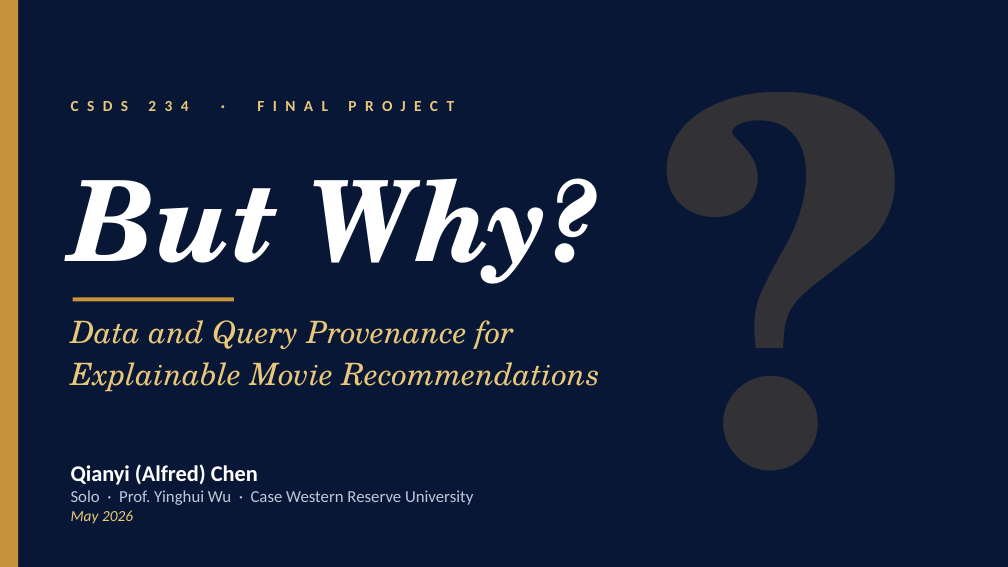
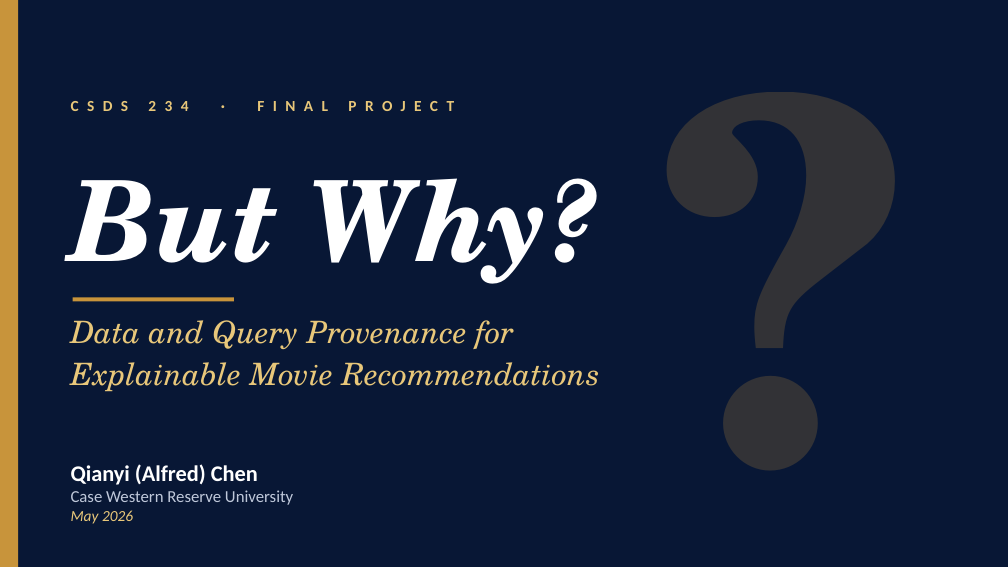
Before and after one commit to Alfred-Chen-04/csds234-final-project, a slide deck: slide 1 of CSDS234_Qianyi_slides.pptx. Drawn at 1008x567 pixels with LibreOffice and Linux fonts; fonts in the diff are those of the drawing. Boxes give left, top, right and bottom in pixels: in the first picture for what was removed or moved away, otherwise in the second. Text is boxed around its words. In the diff, an @@ line names an element or a change of style, - is before the commit and + after.

```diff
--- a/CSDS234_Qianyi_slides.pptx
+++ b/CSDS234_Qianyi_slides.pptx
@@ text at [71, 490, 293, 505]: text changed @@
-Solo · Prof. Yinghui Wu · Case Western Reserve University
+Case Western Reserve University
```
Also in this commit, not shown: 1 other slide changed, 6 other files.
